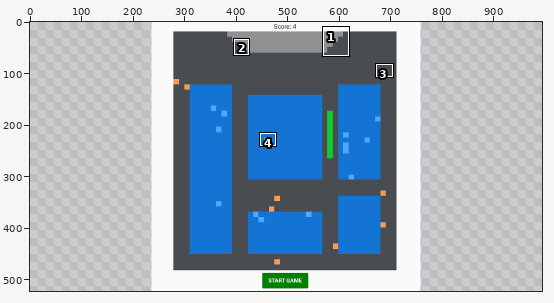
Two states of a sprite sheet, mySnake/Cover.png. The first picture is a wide view before the edit; the outline marks the close-up.
Close-up. Old version:
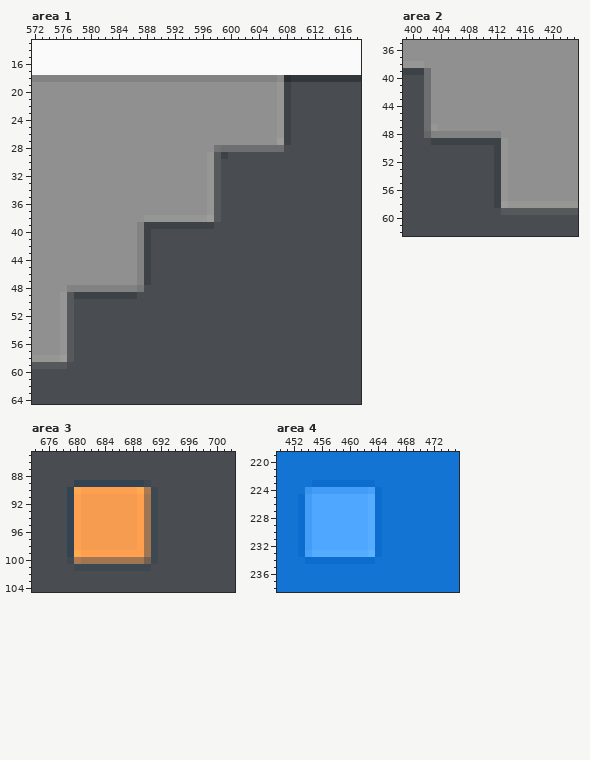
The file is 522x522 pixels. Colours within 5 levels of each other are drawn and written as one. Shown: area 1: x 572..618, y 13..64; area 2: x 399..423, y 35..62; area 3: x 674..702, y 85..104; area 4: x 450..475, y 219..238. The old version is drawn lined up with the new one, on the new canvas. The commit also changed other parts of the picture, which this record leaves out.
After:
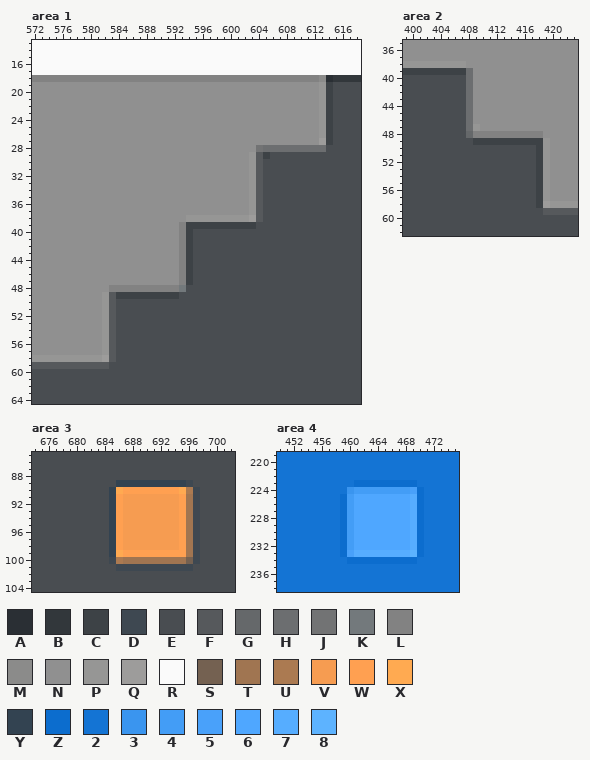
Palette (. is transparent): A #2a2f34  B #32373b  C #3d4246  D #3e4851  E #494d51  F #56595c  G #65686a  H #6c6e70  J #727374  K #73797c  L #828282  M #8b8b8a  N #909090  P #969695  Q #9d9c9b  R #fafafa  S #746151  T #a07551  U #ab7a51  V #f69c51  W #ffa051  X #ffaa51  Y #334351  Z #0c6dce  2 #1474d4  3 #3a95ef  4 #439df6  5 #49a1fa  6 #4fa7ff  7 #56adff  8 #5db3ff
The edit:
canvas 522x522 -> 994x522, the old top-left corner now at 236,0
Changed rows in their new state; - is an unchanged pixel.
Area 1:
first column x 576:
18 -------------------------------LLLLLLMA
19 -------------------------------NNNNNNPC
20 -------------------------------NNNNNNPC
21 -------------------------------NNNNNNPC
22 -------------------------------NNNNNNPC
23 -------------------------------NNNNNNPC
24 -------------------------------NNNNNNPC
25 -------------------------------NNNNNNPC
26 -------------------------------NNNNNNPC
27 -------------------------------NNNNNNQC
28 ----------------------NNNNNNJ---HHHHHH-
29 ---------------------NNNNNNPFC---------
30 ---------------------NNNNNNPF----------
31 ---------------------NNNNNNPF----------
32 ---------------------NNNNNNPF----------
33 ---------------------NNNNNNPF----------
34 ---------------------NNNNNNPF----------
35 ---------------------NNNNNNPF----------
36 ---------------------NNNNNNPF----------
37 ---------------------NNNNNNPF----------
38 ------------NNNNNN---PPPPPPQF----------
39 -----------NNNNNNL----CCCCCC-----------
40 -----------NNNNNNLC--------------------
41 -----------NNNNNNLC--------------------
42 -----------NNNNNNLC--------------------
43 -----------NNNNNNLC--------------------
44 -----------NNNNNNLC--------------------
45 -----------NNNNNNLC--------------------
46 -----------NNNNNNLC--------------------
47 -----------NNNNNNLC--------------------
48 -NNNNNN----LLLLLLK---------------------
49 NNNNNNPF---CCCCCC----------------------
50 NNNNNNPF-------------------------------
51 NNNNNNPF-------------------------------
52 NNNNNNPF-------------------------------
53 NNNNNNPF-------------------------------
54 NNNNNNPF-------------------------------
55 NNNNNNPF-------------------------------
56 NNNNNNPF-------------------------------
57 NNNNNNPF-------------------------------
58 PPPPPPQF-------------------------------
59 -FFFFFF--------------------------------
Area 2:
first column x 402:
38 PPPPPP------------
39 CCCCCCH-----------
40 EEEEEEH-----------
41 EEEEEEH-----------
42 EEEEEEH-----------
43 EEEEEEH-----------
44 EEEEEEH-----------
45 EEEEEEH-----------
46 EEEEEEH-----------
47 EEEEEEHP----------
48 EEEEEEG----LLLLLL-
49 -EEEEEE----CCCCCCP
50 ----------EEEEEECP
51 ----------EEEEEECP
52 ----------EEEEEECP
53 ----------EEEEEECP
54 ----------EEEEEECP
55 ----------EEEEEECP
56 ----------EEEEEECP
57 ----------EEEEEECP
58 ----------EEEEEECQ
59 -----------EEEEEE-
Area 3:
first column x 679:
 89 -EEEEEE----YYYYYYD-
 90 EEEEEEYX--WWWWWWXUD
 91 EEEEEEYW--VVVVVVWTD
 92 EEEEEEYW--VVVVVVWTD
 93 EEEEEEYW--VVVVVVWTD
 94 EEEEEEYW--VVVVVVWTD
 95 EEEEEEYW--VVVVVVWTD
 96 EEEEEEYW--VVVVVVWTD
 97 EEEEEEYW--VVVVVVWTD
 98 EEEEEEYW--VVVVVVWTD
 99 EEEEEEYX---WWWWWWTD
100 EEEEEEDU---TTTTTTSD
101 -EEEEEE-----DDDDDD-
Area 4:
first column x 453:
223 --222222---ZZZZZZ-
224 -2222223--4444445Z
225 222222Z4--6666667Z
226 222222Z4--6666667Z
227 222222Z4--6666667Z
228 222222Z4--6666667Z
229 222222Z4--6666667Z
230 222222Z4--6666667Z
231 222222Z4--6666667Z
232 222222Z4--6666667Z
233 222222Z5--7777778Z
234 -222222----ZZZZZZ-
Pixel boxes of the changes (left, top, right, bottom) in both close-ups:
changed: (137, 75, 333, 299)
changed: (60, 285, 116, 369)
changed: (424, 61, 550, 215)
changed: (67, 480, 200, 571)
changed: (298, 480, 424, 564)
